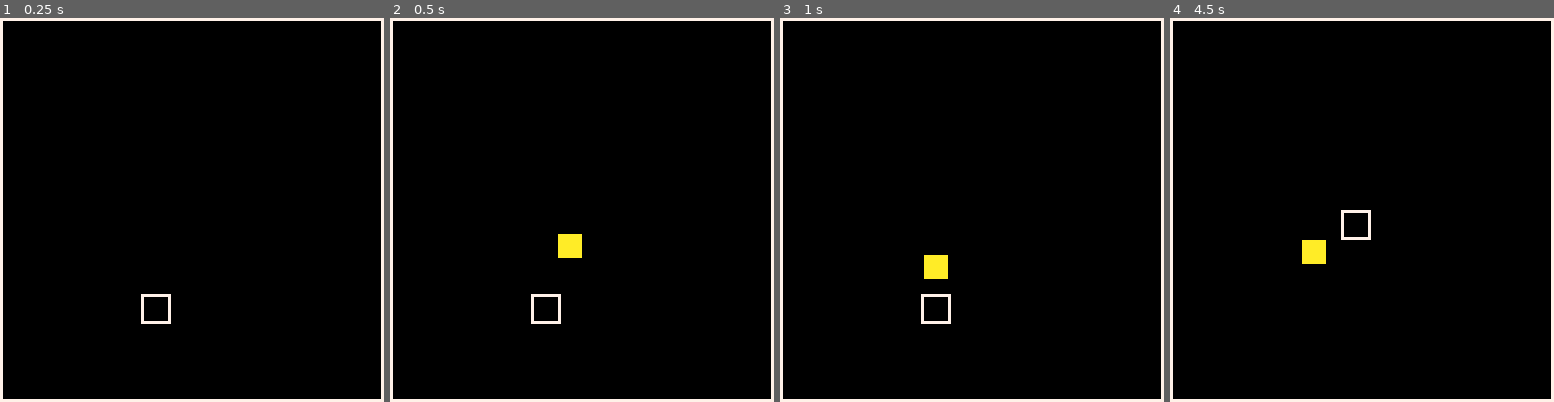
Above: before the commit, frames 1-4 (left to right).
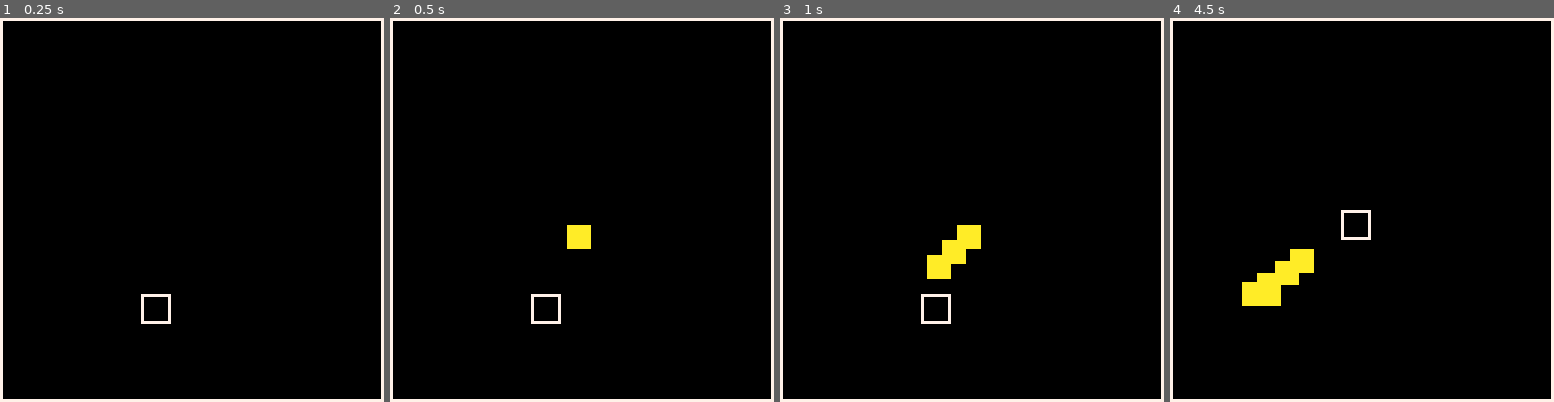
Above: after the commit, the same moments.

Repository: shen-sat/qix
Game: PICO-8 cartridge qix.p8
The game is run twice, just before and just after one commit, with the same random seed, the same clock (stepped at 60 frames per second) and the same inputs.
Inputs:
- Up to frame 1 (0.25 s): no input
- Up to frame 2 (0.5 s): no input
- Up to frame 3 (1 s): no input
- Up to frame 4 (4.5 s): no input

Frame 1 is identical in both runs. In frame 2, 0.5% of the frame differs, in the area x 43-53%, y 53-63%; in frame 3, 0.8%; in frame 4, 1.6%, in the area x 18-41%, y 57-75%.

Commit message:
Fix bug in refactor

Diff:
--- a/qix.p8
+++ b/qix.p8
@@ -67,7 +67,7 @@
     end,
     manage_move_history = function(self)
      if frame_counter % 10 == 0 then
-       local step = self
+       local step = { sprite = self.sprite, x = self.x, y = self.y }
        add(self.move_history, step)
      end
      if #self.move_history > 5 then del(self.move_history, self.move_history[1]) end
